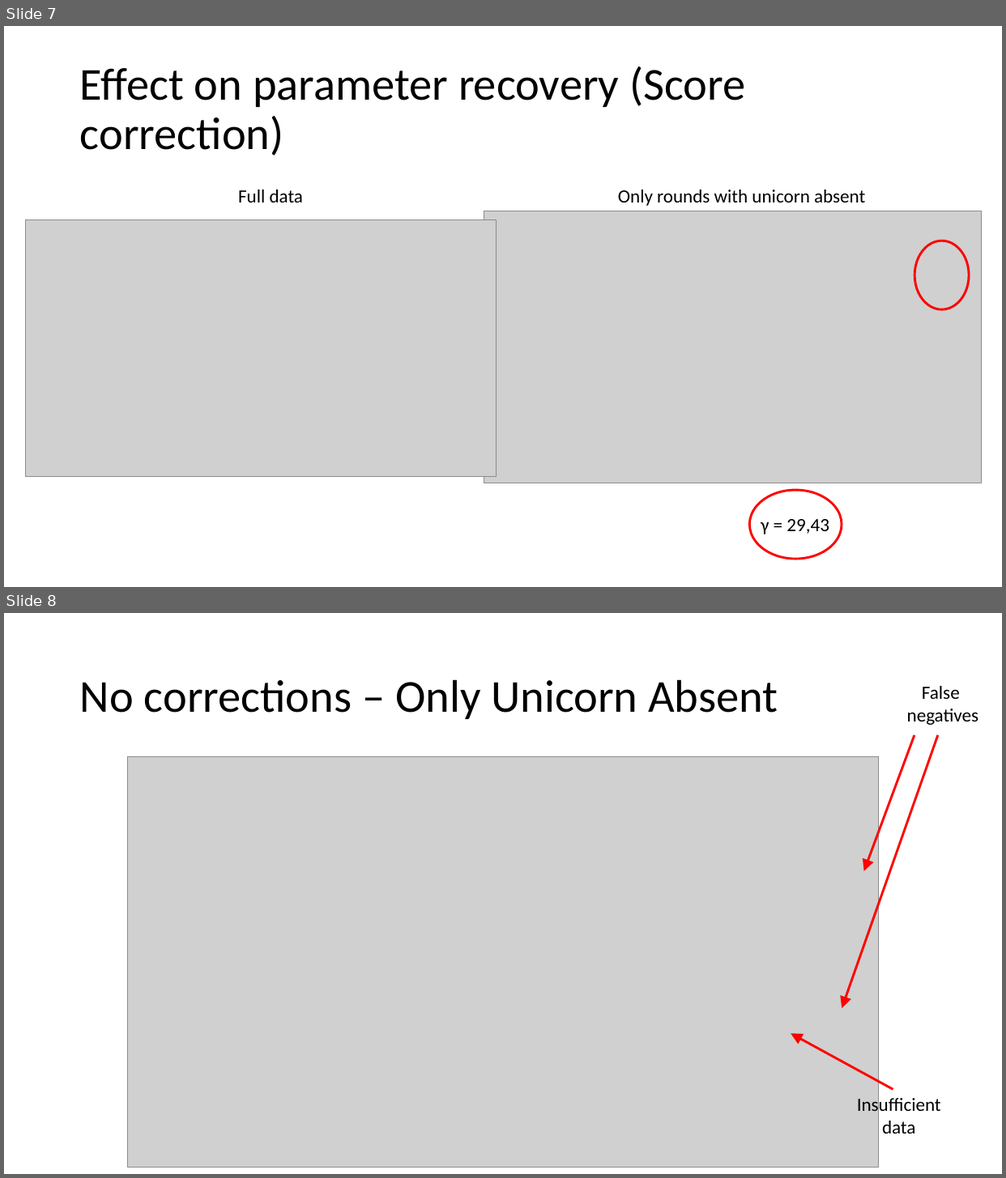
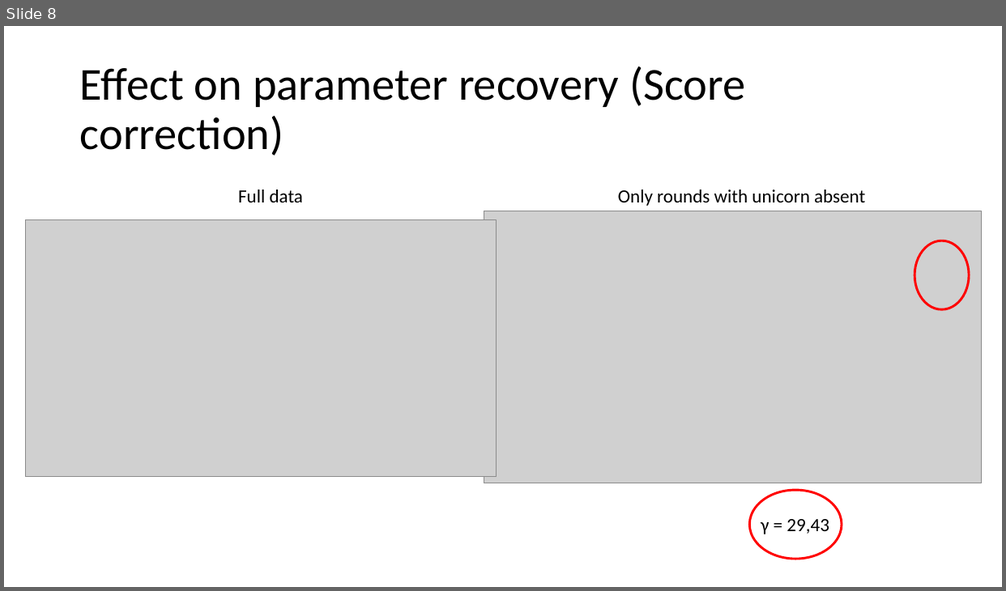
Before and after one commit to Slendercoder/DCL-DataAnalysis, a slide deck: DataCorrection.pptx. Shown one above the other, each under a label of ours: slides 7 and 8 before the commit, slide 8 after it. The pictures are 1006x1178 and 1006x591 pixels, drawn with LibreOffice and Linux fonts; fonts in the diff are those of the drawing; grey boxes stand for pictures. Boxes give left, top, right and bottom in pixels: in the first picture for what was removed or moved away, otherwise in the second. Text is boxed around its words. In the diff, an @@ line names an element or a change of style, - is before the commit and + after.

```diff
--- a/DataCorrection.pptx
+++ b/DataCorrection.pptx
@@ slide 8 removed at box(4, 613, 1002, 1174), background #FFFFFF @@
@@ title removed at box(80, 679, 778, 719) @@
-No corrections – Only Unicorn Absent
@@ text removed at box(907, 686, 978, 725) @@
-False
-negatives
@@ picture removed at box(127, 756, 879, 1168) @@
@@ arrow removed from (938, 735) to (842, 1008) @@
@@ arrow removed from (914, 735) to (864, 871) @@
@@ arrow removed from (893, 1090) to (791, 1033) @@
@@ text removed at box(857, 1096, 941, 1134) @@
-Insufficient
-data
@@ what was slide 7 is now slide 8 @@
```
Also in this commit, not shown: 5 slides changed, 4 slides added, 1 other slide removed, 30 other files.
